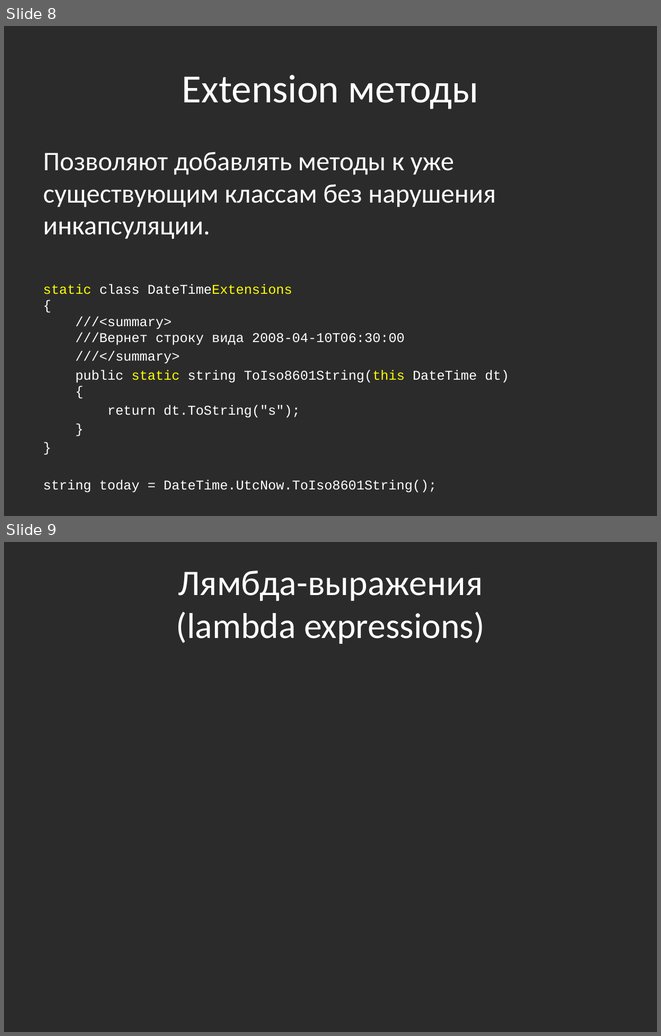
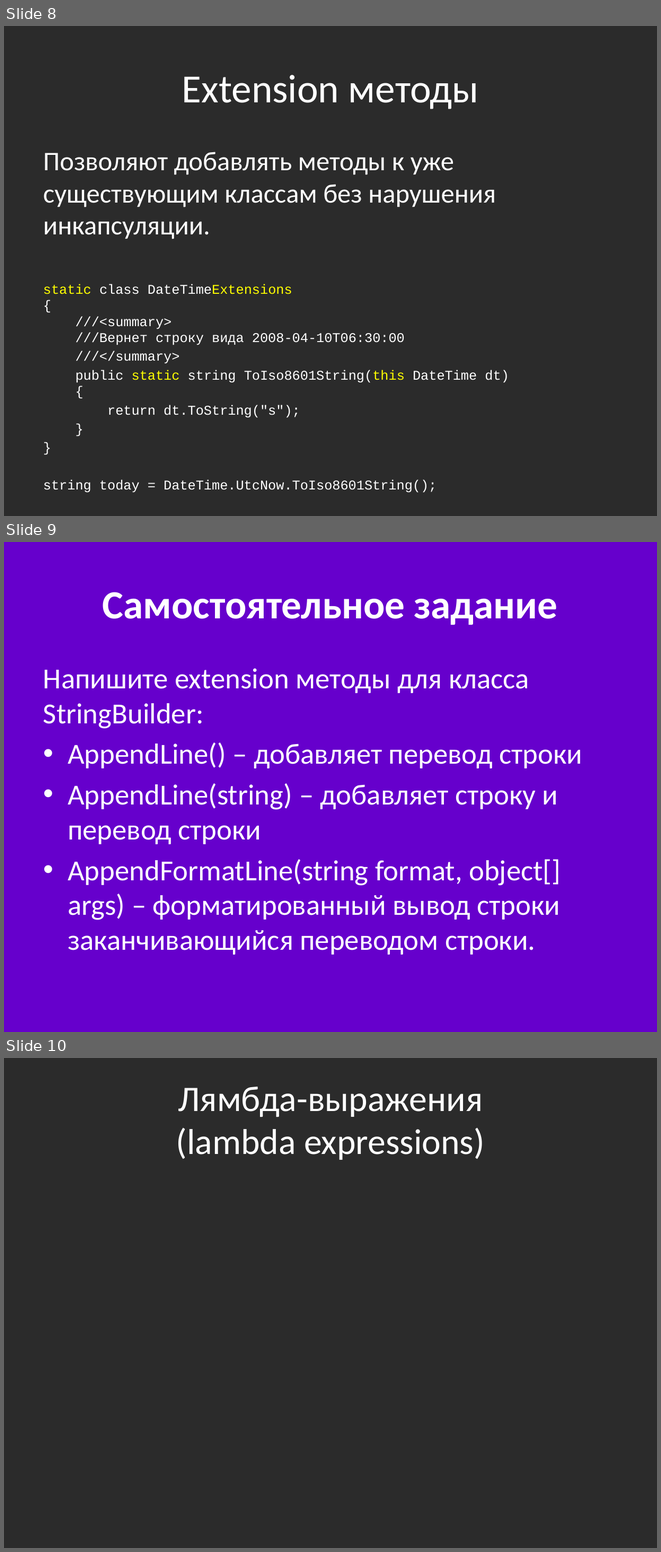
Before and after one commit to bazile/Training, a slide deck: Presentation/lesson-11-linq.pptx. Shown one above the other, each under a label of ours: slides 8 and 9 before the commit, slides 8, 9 and 10 after it. The pictures are 661x1036 and 661x1552 pixels, drawn with LibreOffice and Linux fonts; fonts in the diff are those of the drawing; background and template pictures are left out; a plain dark background stands for a picture behind light text. Boxes give left, top, right and bottom in pixels: in the first picture for what was removed or moved away, otherwise in the second. Text is boxed around its words. In the diff, an @@ line names an element or a change of style, - is before the commit and + after.

Commit message:
Added self control task on extension methods

```diff
--- a/Presentation/lesson-11-linq.pptx
+++ b/Presentation/lesson-11-linq.pptx
@@ slide 9 added at [4, 542, 657, 1032], background #6600CC @@
@@ title added at [103, 592, 558, 625], 44 pt, text #FFFFFF, bold @@
+Самостоятельное задание
@@ text added at [43, 668, 582, 954], 32 pt, text #FFFFFF @@
+Напишите extension методы для класса StringBuilder:
+• AppendLine() – добавляет перевод строки
+• AppendLine(string) – добавляет строку и перевод строки
+• AppendFormatLine(string format, object[] args) – форматированный вывод строки заканчивающийся переводом строки.
@@ what was slide 9 is now slide 10 @@
```
